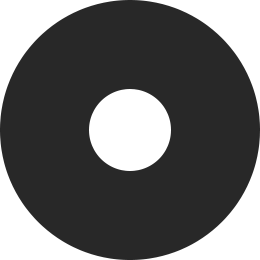
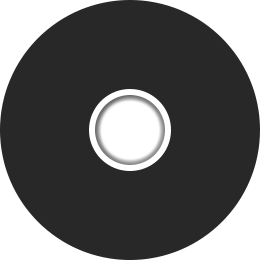
Before/after of a 260×260 layered artwork. What changed in the layer stack:
added layer "Ellipse 1 copy 3" above "Ellipse 1 copy 2" over [95, 95, 165, 165]
